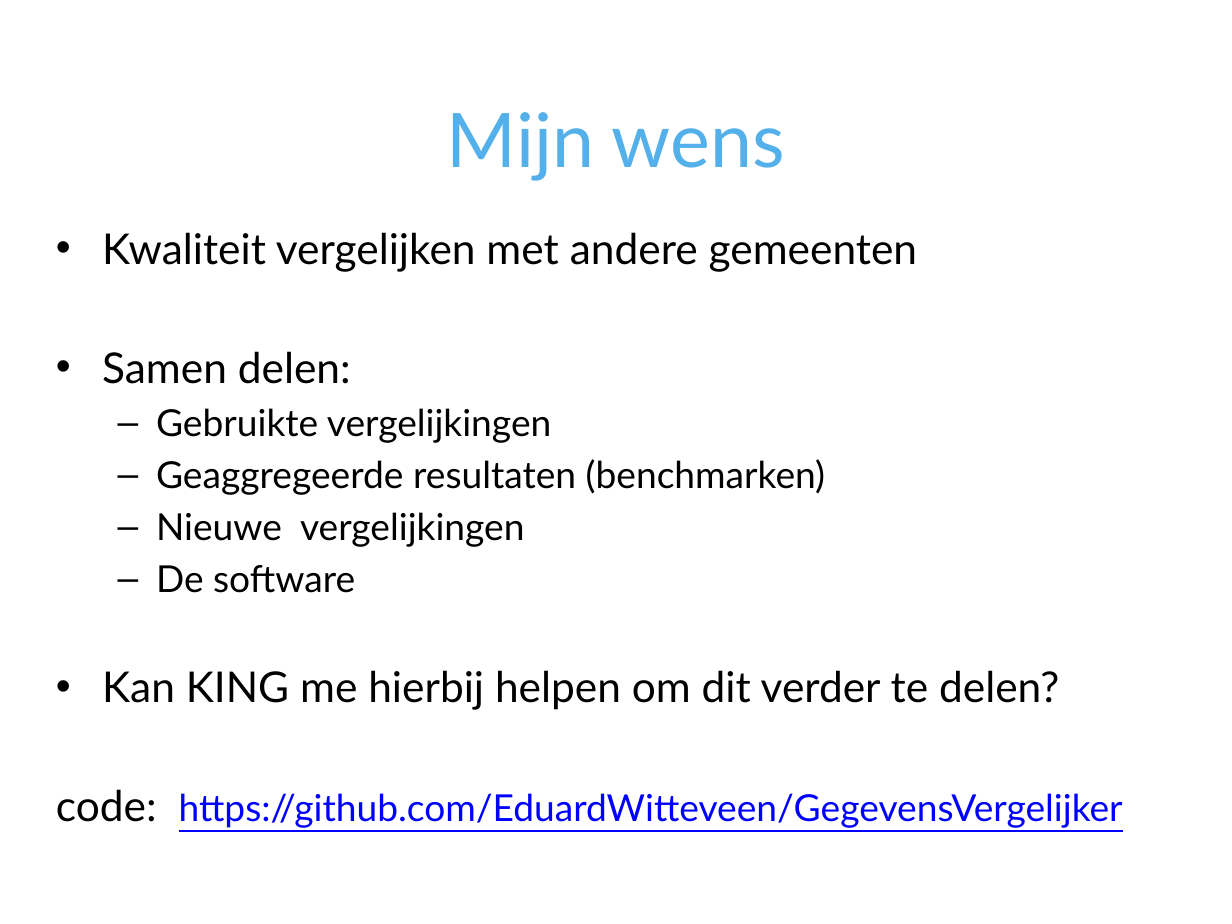
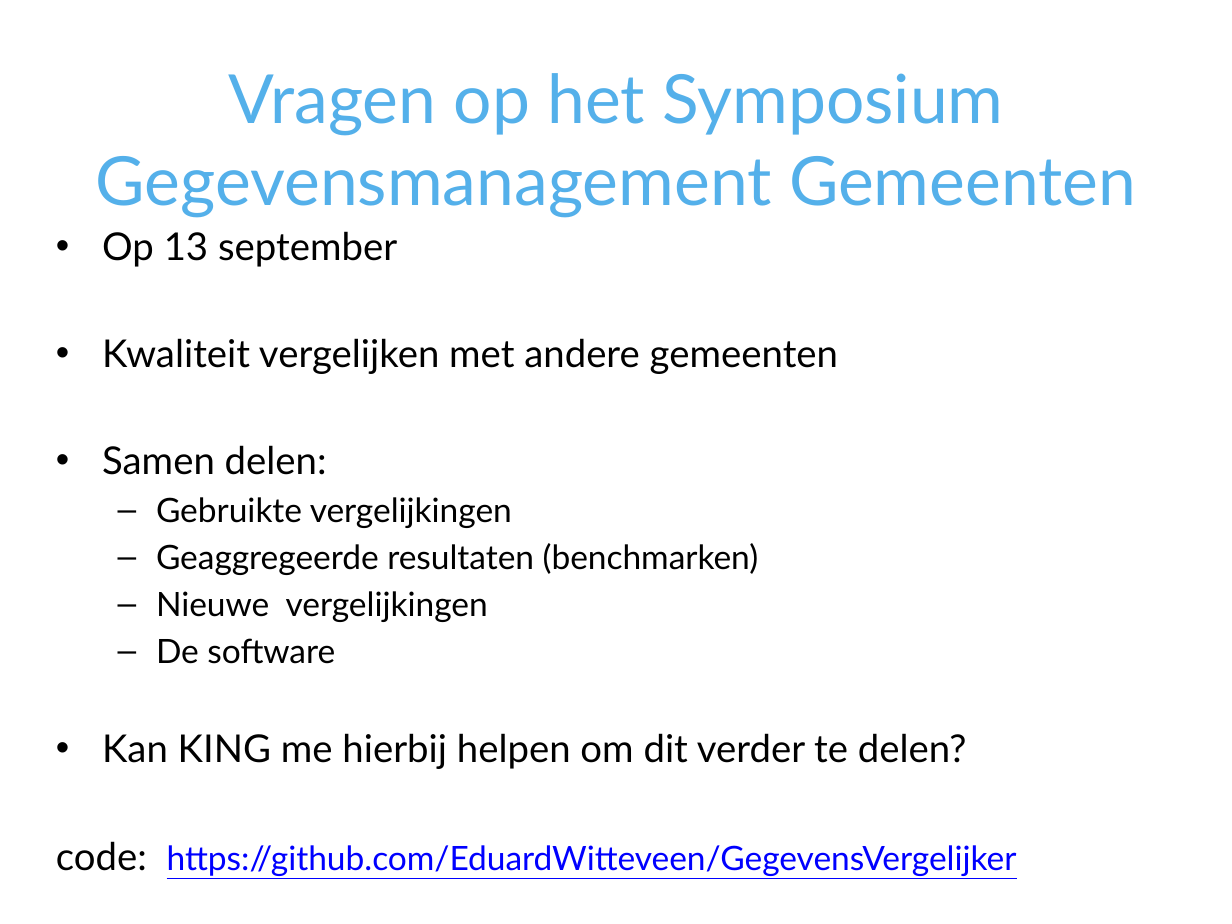
Before and after one commit to VNG-Realisatie/i-Spiegel, a slide deck: slide 10 of doc/GegevensVergelijker.pptx. Drawn at 1232x924 pixels with LibreOffice and Linux fonts; fonts in the diff are those of the drawing; background and template pictures are left out. Boxes give left, top, right and bottom in pixels: in the first picture for what was removed or moved away, otherwise in the second. Text is boxed around its words. In the diff, an @@ line names an element or a change of style, - is before the commit and + after.

```diff
--- a/doc/GegevensVergelijker.pptx
+++ b/doc/GegevensVergelijker.pptx
@@ title at bbox=[96, 73, 1136, 217]: text changed; size 44 to 39.6 pt @@
-Mijn wens
+Vragen op het Symposium Gegevensmanagement Gemeenten
@@ text at bbox=[102, 231, 397, 267]: paragraph added @@
+• Op 13 september
@@ text at bbox=[56, 338, 1017, 876]: size 24.8 to 22.4 pt in "Kwaliteit vergelijken met andere gemeenten", "Samen delen:", "Kan KING me hierbij helpen om dit ...", "code:"; size 21.7 to 19.6 pt in "Gebruikte vergelijkingen", "Geaggregeerde resultaten (benchmarken)", "Nieuwe vergelijkingen", "De software" and 1 more places @@
```
Also in this commit, not shown: 6 slides added.
